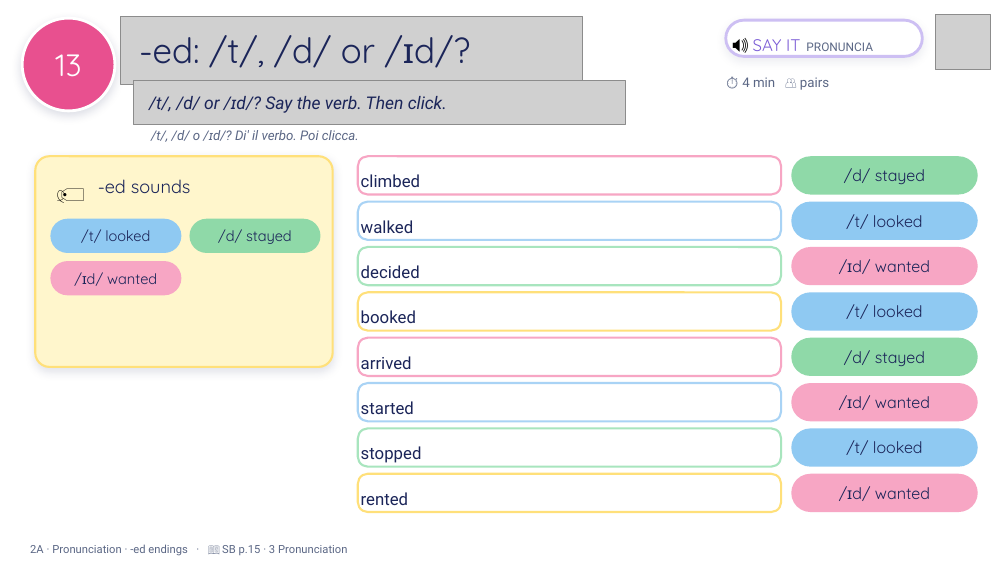
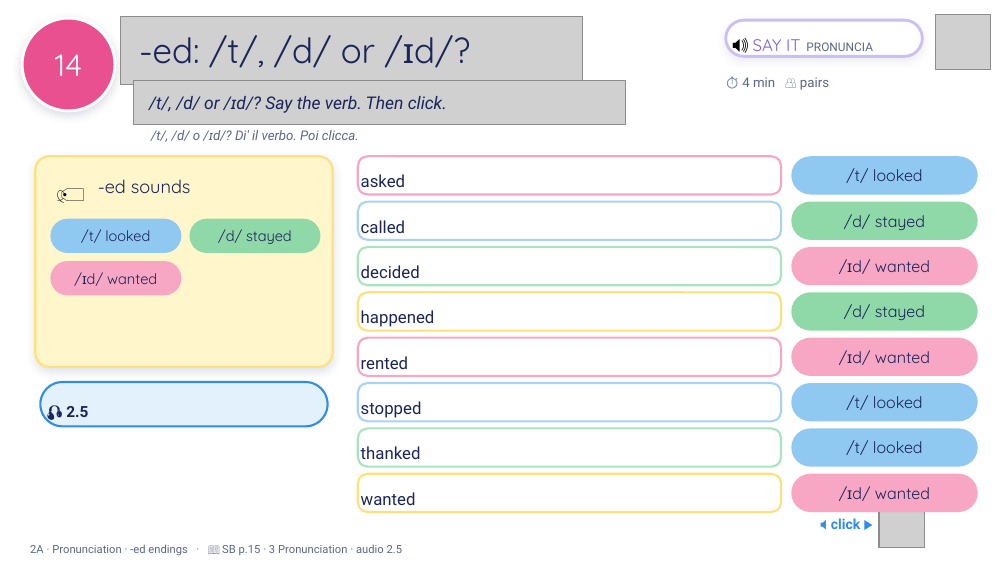
Before and after one commit to londonlanguageschool/Bagheria-, a slide deck: slide 14 of materials/A2/A2_2A_Wheres_my_passport_v3.pptx (slide 13 before the commit). Drawn at 1008x567 pixels with LibreOffice and Linux fonts; fonts in the diff are those of the drawing; grey boxes stand for pictures; background and template pictures are left out. Boxes give left, top, right and bottom in pixels: in the first picture for what was removed or moved away, otherwise in the second. Text is boxed around its words. In the diff, an @@ line names an element or a change of style, - is before the commit and + after.

```diff
--- a/materials/A2/A2_2A_Wheres_my_passport_v3.pptx
+++ b/materials/A2/A2_2A_Wheres_my_passport_v3.pptx
@@ text in ellipse at box(55, 54, 82, 76): text changed @@
-13
+14
@@ text in rounded rectangle at box(361, 174, 405, 192): text changed @@
-climbed
+asked
@@ rounded rectangle "/d/ stayed": place and size @@
-rounded rectangle "/d/ stayed" at box(791, 156, 978, 195)
+rounded rectangle "/d/ stayed" at box(791, 202, 978, 240)
@@ text in rounded rectangle at box(361, 220, 405, 237): text changed @@
-walked
+called
@@ 4 rounded rectangles: place and size @@
-4 rounded rectangles at box(358, 202, 978, 467)
+4 rounded rectangles at box(358, 156, 978, 421)
@@ text in rounded rectangle at box(361, 310, 435, 328): text changed @@
-booked
+happened
@@ rounded rectangle "rented": place and size @@
-rounded rectangle "rented" at box(358, 474, 781, 512)
+rounded rectangle "rented" at box(358, 338, 781, 376)
@@ rounded rectangle "rented" at box(358, 338, 781, 376): outline #FFE07A 1.5 pt to #F7A6C4 1.5 pt @@
@@ rounded rectangle removed at box(358, 338, 781, 376) @@
-arrived
@@ rounded rectangle added at box(40, 382, 328, 426), fill #E3F1FD, outline #2F8DE4 1.5 pt, 11 pt, text #1B2559, bold @@
+🎧 2.5
@@ rounded rectangle "stopped" at box(358, 383, 781, 421): outline #A8E5BE 1.5 pt to #A9D3F5 1.5 pt @@
@@ rounded rectangle removed at box(358, 383, 781, 421) @@
-started
@@ rounded rectangle "/t/ looked": place and size @@
-rounded rectangle "/t/ looked" at box(791, 292, 978, 331)
+rounded rectangle "/t/ looked" at box(791, 383, 978, 421)
@@ rounded rectangle added at box(358, 428, 781, 467), fill #FFFFFF, outline #A8E5BE 1.5 pt, 12 pt, text #1B2559 @@
+thanked
@@ rounded rectangle added at box(358, 474, 781, 512), fill #FFFFFF, outline #FFE07A 1.5 pt, 12 pt, text #1B2559 @@
+wanted
@@ picture added at box(879, 502, 924, 547) @@
@@ text added at box(831, 518, 860, 529), 10 pt, text #2F8DE4, bold @@
+🔈 click ▶
@@ text at box(30, 544, 403, 556): text changed @@
-2A · Pronunciation · -ed endings · 📖 SB p.15 · 3 Pronunciation
+2A · Pronunciation · -ed endings · 📖 SB p.15 · 3 Pronunciation · audio 2.5
```
Also in this commit, not shown: 9 other slides changed, 4 slides added, 1 slide removed, 1 other file.
